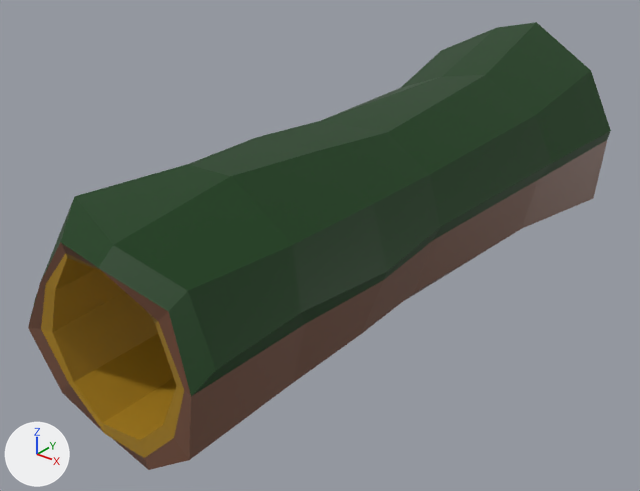
Two versions of the FBX model Assets/Objects/Models/log_001.fbx, one commit apart.
Rendered twice from a camera (50 mm lens) standing at (0.97, -13.14, 7.2) and looking at (-6.97, -3.22, 1.05). Every picture has the same lights, and +X, +Y and +Z are marked at lower left. Where no turn or scale is listed for an object, it has been applied to the vertices.

Objects in the first picture: 'log_001'.
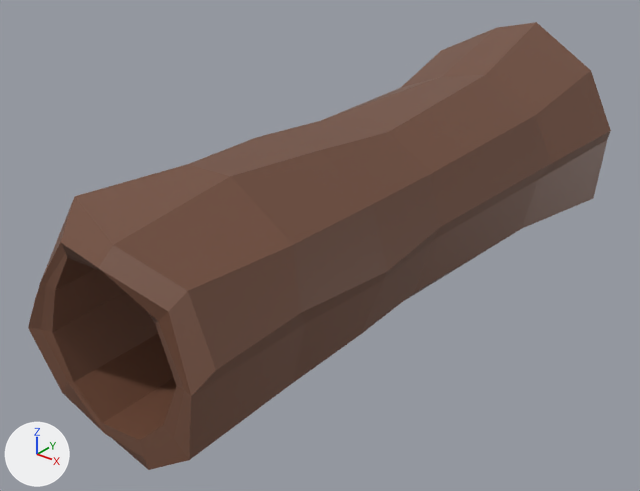
Where the newer file only moved an object's origin or applied its transform, the numbers keep the older frame.

Changed parts and their boxes (x1, y1, x2, y2) in the pictures (640 x 491 px):
part 1 of me_cylinder, recoloured: (41, 253, 184, 458) in both
part 2 of me_cylinder, recoloured (green to brown): (31, 22, 611, 396) in both

Edits to the bpy script that builds the scene:
```text
Change me_cylinder:
    where me_cylinder.from_pydata(...)  # 165 vertices, 162 faces; spans x -2.19..1.98, y -7.95..2.93, z -1.49..2.24
    used by ob_log_001; location = (-6.58, 0.0, 1.46)
    me_cylinder part 1: all 72 faces that had it switch from mat_material_002 (yellow #aa821b) to mat_material_001 (brown #744e3c)
    me_cylinder part 2: all 45 faces that had it switch from mat_material_003 (dark green #003a00) to mat_material_001 (brown #744e3c)
```
